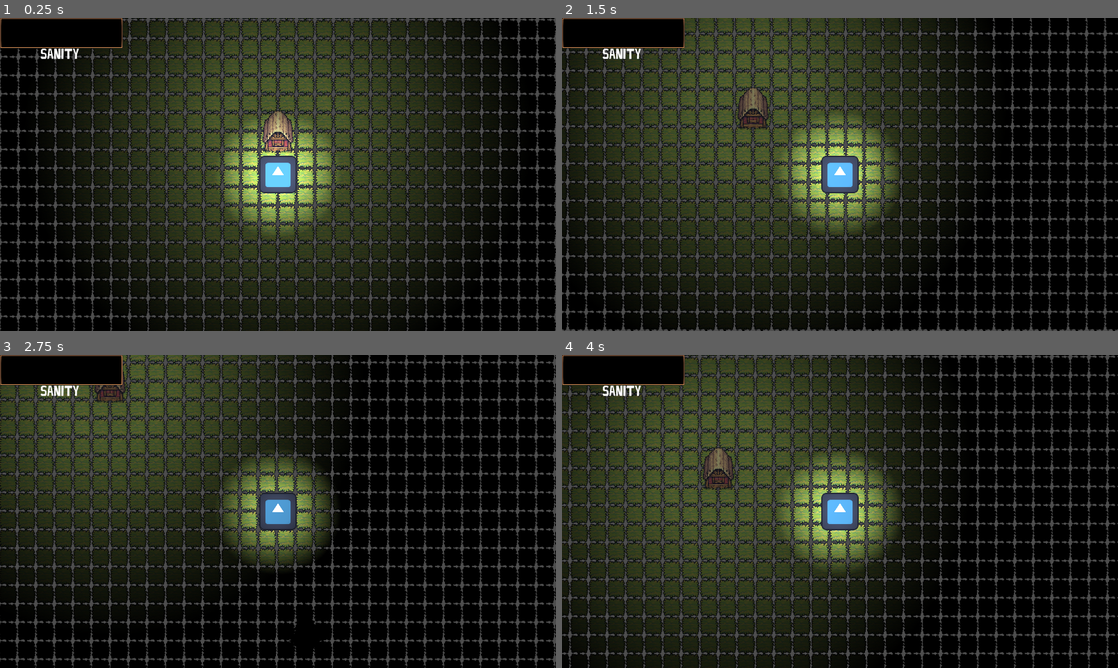
Above: before the commit, frames 1-4 (two rows, left to right).
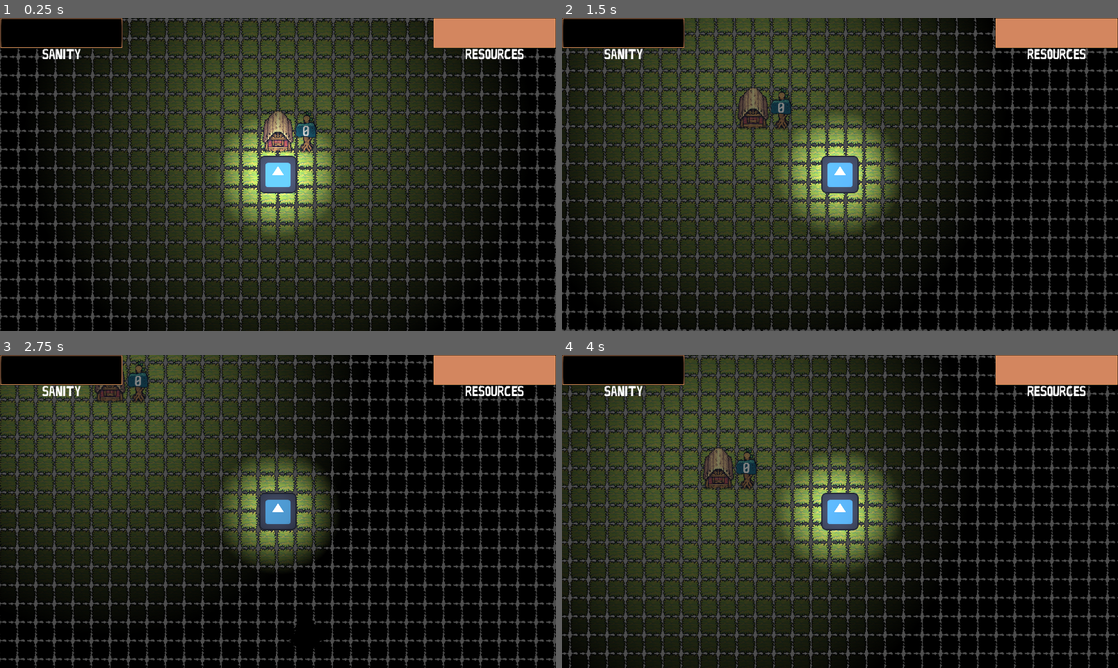
Above: after the commit, the same moments.

Repository: CPhuong24/UPJam2024
Game: Godot game, scene res://world.tscn
Same seed, same stepped clock (60 frames per second), same inputs: the game is played once before the commit and once after it. The engine's default icon, where the game draws it, is replaced by a stand-in: a white triangle on a blue panel in a dark square.
Inputs:
- Up to frame 1 (0.25 s): no input
- Up to frame 2 (1.5 s): tap Enter at 0.5 s; hold D (move_right) 0.53-1.28 s; tap E (interact) at 0.6, 1.35 s; hold S (move_down) from 1.28 s (still down)
- Up to frame 3 (2.75 s): release S (move_down) at 2.03 s; hold D (move_right) from 2.03 s (still down); tap E (interact) at 2.1 s
- Up to frame 4 (4 s): release D (move_right) at 2.78 s; hold W (move_up) 2.78-3.53 s; tap E (interact) at 2.85, 3.6 s; hold A (move_left) from 3.53 s (still down)

The runs differ from the first frame. In frame 1, 2.8% of the frame differs, in the area x 7-100%, y 0-44%; in frame 2, 2.8%; in frame 3, 2.8%; in frame 4, 2.8%.

Commit message:
Add inventory HUD and base sign
This commit adds a new progress bar showing the player how full their
inventory is. It also adds a sign next to the base which displays the
base's resource count.

Signed-off-by: Alex Schendel <alex.schendel@intel.com>

Diff:
--- a/base.gd
+++ b/base.gd
@@ -2,7 +2,14 @@
 
 @export var resource_count = 0
 @onready var player = get_parent().get_node('Player')
+@onready var label = $Label
 
+func _ready() -> void:
+	player.resourceChanged.connect(update)
+	update()
+
+func update():
+	label.text = str(resource_count)
 
 func _on_body_shape_entered(_body_rid: RID, _body: Node2D, _body_shape_index: int, _local_shape_index: int) -> void:
 	player.on_base = self
--- a/base.tscn
+++ b/base.tscn
@@ -1,7 +1,9 @@
-[gd_scene load_steps=4 format=3 uid="uid://nd5gsw8ahina"]
+[gd_scene load_steps=6 format=3 uid="uid://nd5gsw8ahina"]
 
 [ext_resource type="Script" path="res://base.gd" id="1_f355r"]
 [ext_resource type="Texture2D" uid="uid://bkpsamke8e1y7" path="res://House_Red.png" id="2_22fde"]
+[ext_resource type="Texture2D" uid="uid://c58l16nph5g3o" path="res://sign.png" id="3_f1eac"]
+[ext_resource type="FontFile" uid="uid://rg16im737d84" path="res://limbo_font__by_alex484000-d5dthys.ttf" id="3_p6q5f"]
 
 [sub_resource type="RectangleShape2D" id="RectangleShape2D_avru2"]
 size = Vector2(128, 192)
@@ -19,5 +21,31 @@
 offset_bottom = 96.0
 texture = ExtResource("2_22fde")
 
+[node name="TextureRect2" type="TextureRect" parent="."]
+offset_left = 58.5
+offset_top = -119.0
+offset_right = 122.5
+offset_bottom = 9.0
+scale = Vector2(1.19, 1.715)
+texture = ExtResource("3_f1eac")
+
+[node name="Label" type="Label" parent="."]
+anchors_preset = 8
+anchor_left = 0.5
+anchor_top = 0.5
+anchor_right = 0.5
+anchor_bottom = 0.5
+offset_left = -5.0
+offset_top = -21.5
+offset_right = 198.0
+offset_bottom = 29.5
+grow_horizontal = 2
+grow_vertical = 2
+theme_override_fonts/font = ExtResource("3_p6q5f")
+theme_override_font_sizes/font_size = 50
+text = "0"
+horizontal_alignment = 1
+vertical_alignment = 3
+
 [connection signal="body_shape_entered" from="." to="." method="_on_body_shape_entered"]
 [connection signal="body_shape_exited" from="." to="." method="_on_body_shape_exited"]
--- a/hud.tscn
+++ b/hud.tscn
@@ -1,9 +1,10 @@
-[gd_scene load_steps=5 format=3 uid="uid://cupwiadsvt60a"]
+[gd_scene load_steps=6 format=3 uid="uid://cupwiadsvt60a"]
 
 [ext_resource type="Script" path="res://sanity.gd" id="1_htj3k"]
 [ext_resource type="Texture2D" uid="uid://ck8j78rrviaho" path="res://healthbarUnder.png" id="1_mbdat"]
 [ext_resource type="Texture2D" uid="uid://dmmhc1ecnfod8" path="res://healthbarProgress.png" id="2_oqm1l"]
 [ext_resource type="FontFile" uid="uid://rg16im737d84" path="res://limbo_font__by_alex484000-d5dthys.ttf" id="3_vw54w"]
+[ext_resource type="Script" path="res://resource_hud.gd" id="5_rd813"]
 
 [node name="HUD" type="CanvasLayer"]
 
@@ -21,14 +22,55 @@
 script = ExtResource("1_htj3k")
 
 [node name="Label" type="Label" parent="TextureProgressBar"]
-layout_mode = 0
-offset_left = 140.0
-offset_top = 103.0
-offset_right = 273.0
-offset_bottom = 154.0
+layout_mode = 1
+anchors_preset = 7
+anchor_left = 0.5
+anchor_top = 1.0
+anchor_right = 0.5
+anchor_bottom = 1.0
+offset_left = -66.5
+offset_right = 66.5
+offset_bottom = 51.0
+grow_horizontal = 2
+grow_vertical = 0
 theme_override_fonts/font = ExtResource("3_vw54w")
 theme_override_font_sizes/font_size = 50
 text = "Sanity
 "
 horizontal_alignment = 1
 vertical_alignment = 3
+
+[node name="TextureProgressBar2" type="TextureProgressBar" parent="."]
+anchors_preset = 1
+anchor_left = 1.0
+anchor_right = 1.0
+offset_left = -424.0
+offset_bottom = 104.0
+grow_horizontal = 0
+nine_patch_stretch = true
+stretch_margin_left = 4
+stretch_margin_top = 4
+stretch_margin_right = 4
+stretch_margin_bottom = 4
+texture_under = ExtResource("1_mbdat")
+texture_progress = ExtResource("2_oqm1l")
+script = ExtResource("5_rd813")
+
+[node name="Label" type="Label" parent="TextureProgressBar2"]
+layout_mode = 1
+anchors_preset = 7
+anchor_left = 0.5
+anchor_top = 1.0
+anchor_right = 0.5
+anchor_bottom = 1.0
+offset_left = -101.5
+offset_right = 101.5
+offset_bottom = 51.0
+grow_horizontal = 2
+grow_vertical = 0
+theme_override_fonts/font = ExtResource("3_vw54w")
+theme_override_font_sizes/font_size = 50
+text = "Resources
+"
+horizontal_alignment = 1
+vertical_alignment = 3
--- a/player.gd
+++ b/player.gd
@@ -3,15 +3,17 @@
 class_name Player
 
 signal sanityChanged
-signal player_death()
+signal resourceChanged
+signal player_death
 
 const DEFAULT_BASE_RADIUS = 500 # distance where player is considered near/far base
+const DEFAULT_INVENTORY_LIMIT = 5 # cap for player resource count
 const DEFAULT_SANITY_CAP = 100 # cap at which sanity can no longer be increased
 const DEFAULT_SANITY_LOSS = -1 # rate of sanity loss when away from base in sanity per second
 const DEFAULT_SANITY_GAIN = 10 # rate of sanity gain when new base in sanity per second
 const LOGGING_FREQ_MSEC = 1000 # Period in milliseconds between logging outputs
 
-@export var inventory_limit = 5
+@export var inventory_limit = DEFAULT_INVENTORY_LIMIT
 @export var speed = 400
 
 var time_curr = 0
@@ -28,6 +30,7 @@
 var sanity_gain_modifier = 0 # modifiers which increase or decrease sanity gain when near base
 var sanity_cap_modifier = 0 # modifiers which increase or decrease maximum sanity
 var base_redius_modifier = 0 # modifiers which increase or decrease the base's radius
+var inventory_limit_modifier = 0 # modifiers which increase or decrease player's maximum inventory
 
 @onready var base = get_parent().get_node('Base')
 
@@ -36,6 +39,7 @@
 		on_resource.resource_count -= 1
 		resource_count += 1
 		print(str("Player now has ", resource_count, " resources."))
+		emit_signal("resourceChanged")
 		if on_resource.resource_count == 0:
 			print("Resource exhausted.")
 			on_resource.queue_free()
@@ -47,6 +51,7 @@
 	print(str("Player entered base with ", resource_count, " resources and dropped off resources."))
 	print("Base now has ", on_base.resource_count, " resources.")
 	resource_count = 0
+	emit_signal("resourceChanged")
 
 func get_input():
 	var input_direction = Input.get_vector("move_left", "move_right", "move_up", "move_down")
--- /dev/null
+++ b/resource_hud.gd
@@ -0,0 +1,10 @@
+extends TextureProgressBar
+
+@onready var player = get_parent().get_parent().get_node('Player')
+
+func _ready() -> void:
+	player.resourceChanged.connect(update)
+	update()
+
+func update():
+	value = player.resource_count * 100 / player.inventory_limit
Binary file added: sign.png
Not shown, added: sign.png.import
